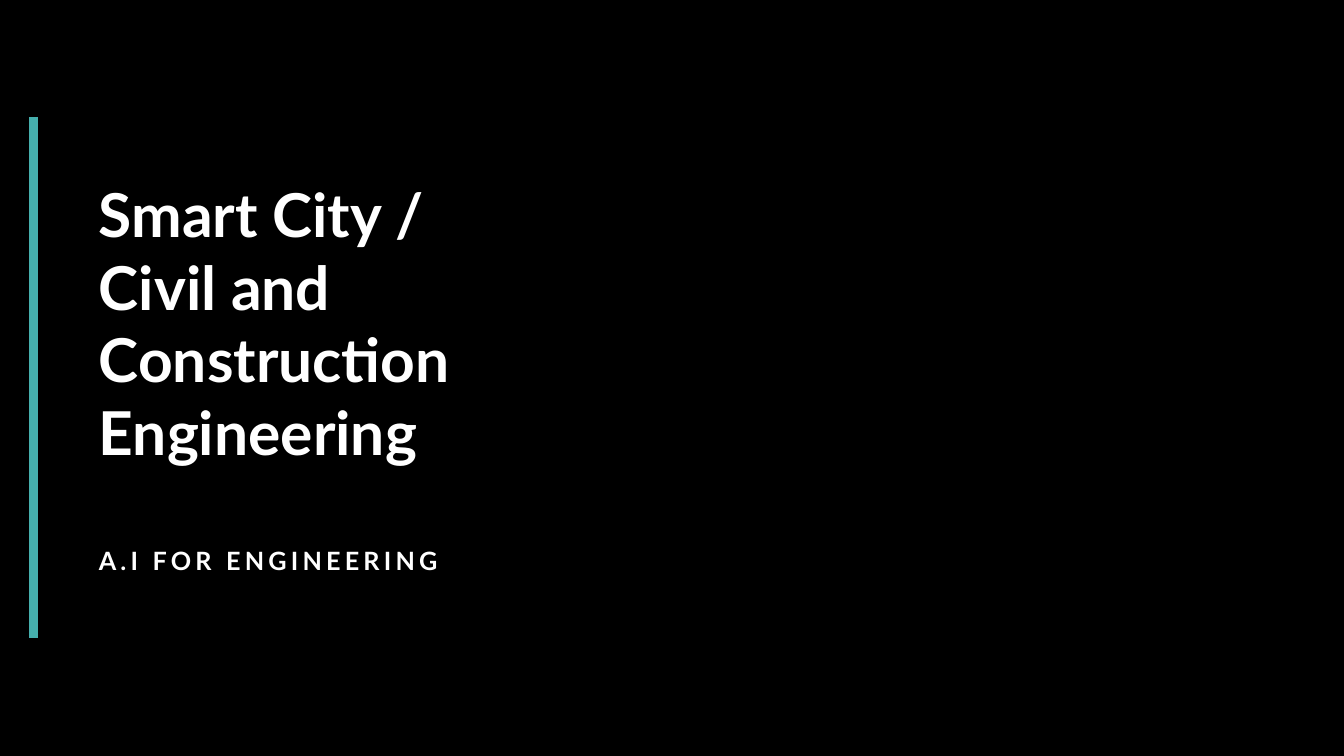
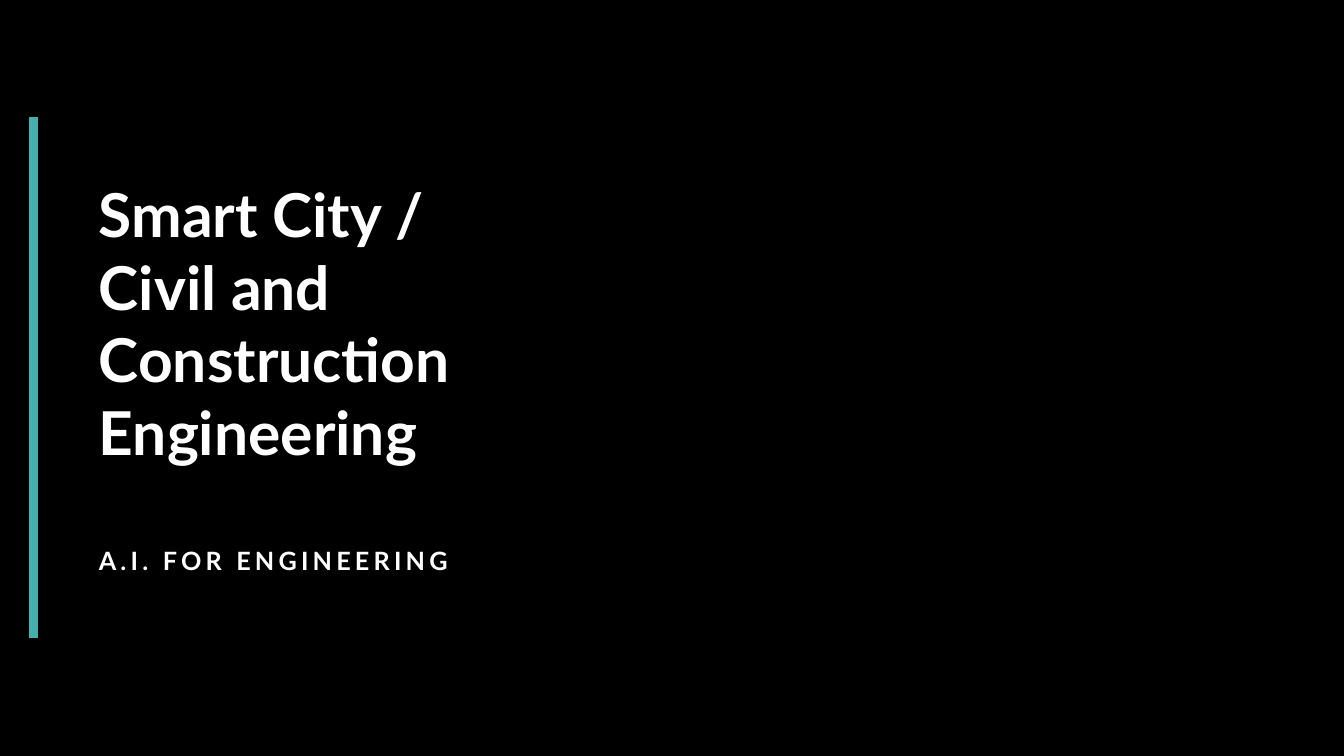
Before and after one commit to kinqsradio/COS40007-Artificial-Intelligence-for-Engineering, a slide deck: slide 1 of group_assignment/presentation/presentation.pptx. Drawn at 1344x756 pixels with LibreOffice and Linux fonts; fonts in the diff are those of the drawing; background and template pictures are left out. Boxes give left, top, right and bottom in pixels: in the first picture for what was removed or moved away, otherwise in the second. Text is boxed around its words. In the diff, an @@ line names an element or a change of style, - is before the commit and + after.

```diff
--- a/group_assignment/presentation/presentation.pptx
+++ b/group_assignment/presentation/presentation.pptx
@@ subtitle at (99,551,447,571): text changed @@
-A.I FOR ENGINEERING
+A.I. FOR ENGINEERING
```
Also in this commit, not shown: 1 other slide changed, 5 slides added, 4 slides removed.
